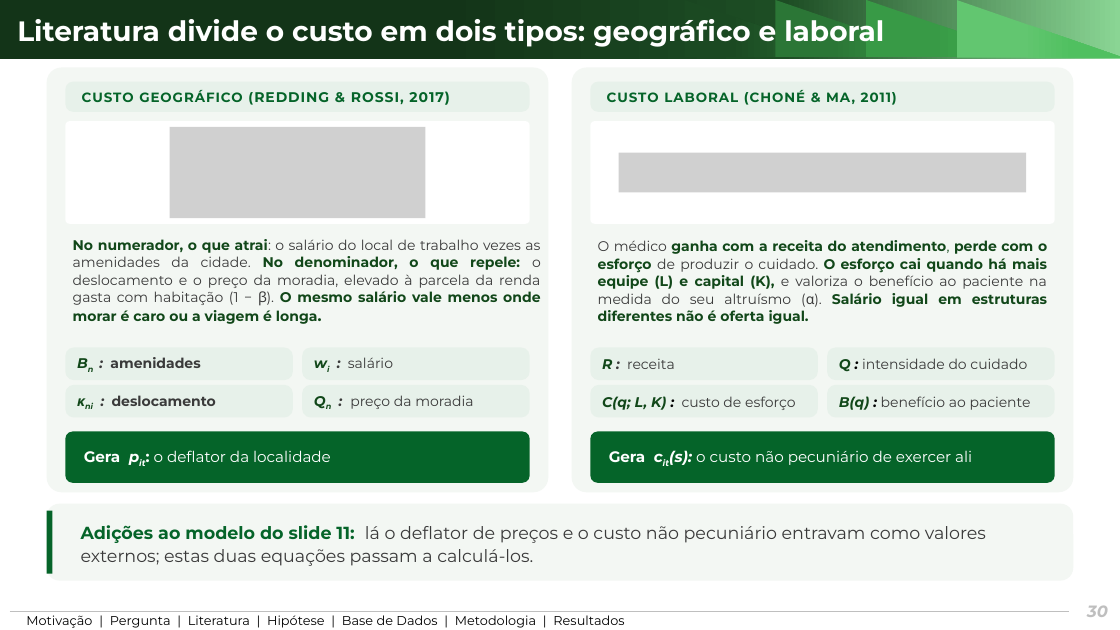
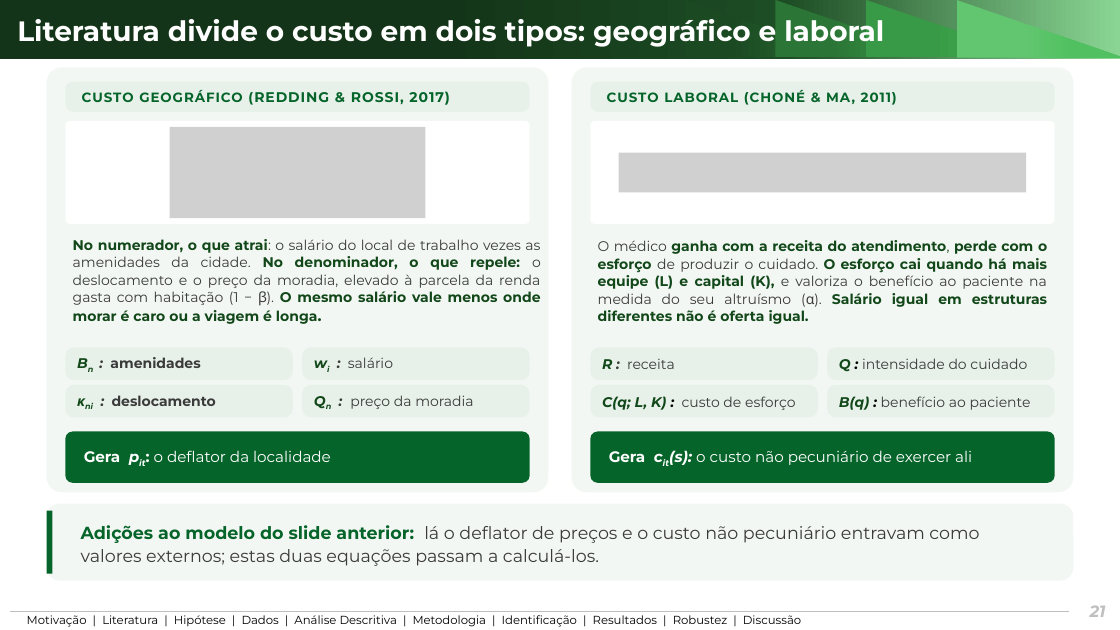
Before and after one commit to ka1victor/impact-eval-health-econ-pmme, a slide deck: slide 21 of output/apresentacao_banca_final/deck_banca_final.pptx (slide 30 before the commit). Drawn at 1120x630 pixels with LibreOffice and Linux fonts; fonts in the diff are those of the drawing; grey boxes stand for pictures; background and template pictures are left out. Boxes give left, top, right and bottom in pixels: in the first picture for what was removed or moved away, otherwise in the second. Text is boxed around its words. In the diff, an @@ line names an element or a change of style, - is before the commit and + after.

```diff
--- a/output/apresentacao_banca_final/deck_banca_final.pptx
+++ b/output/apresentacao_banca_final/deck_banca_final.pptx
@@ text at [81,525,979,566]: text changed @@
-Adições ao modelo do slide 11: lá o deflator de preços e o custo não pecuniário entravam como valores externos; estas duas equações passam a calculá-los.
+Adições ao modelo do slide anterior: lá o deflator de preços e o custo não pecuniário entravam como valores externos; estas duas equações passam a calculá-los.
@@ text at [27,615,801,627]: text changed; size 11 to 10 pt @@
-Motivação | Pergunta | Literatura | Hipótese | Base de Dados | Metodologia | Resultados
+Motivação | Literatura | Hipótese | Dados | Análise Descritiva | Metodologia | Identificação | Resultados | Robustez | Discussão
@@ text at [1090,606,1106,617]: text changed @@
-30
+21
```
Also in this commit, not shown: 13 other slides changed, 7 slides added, 16 slides removed, 7 other files.
